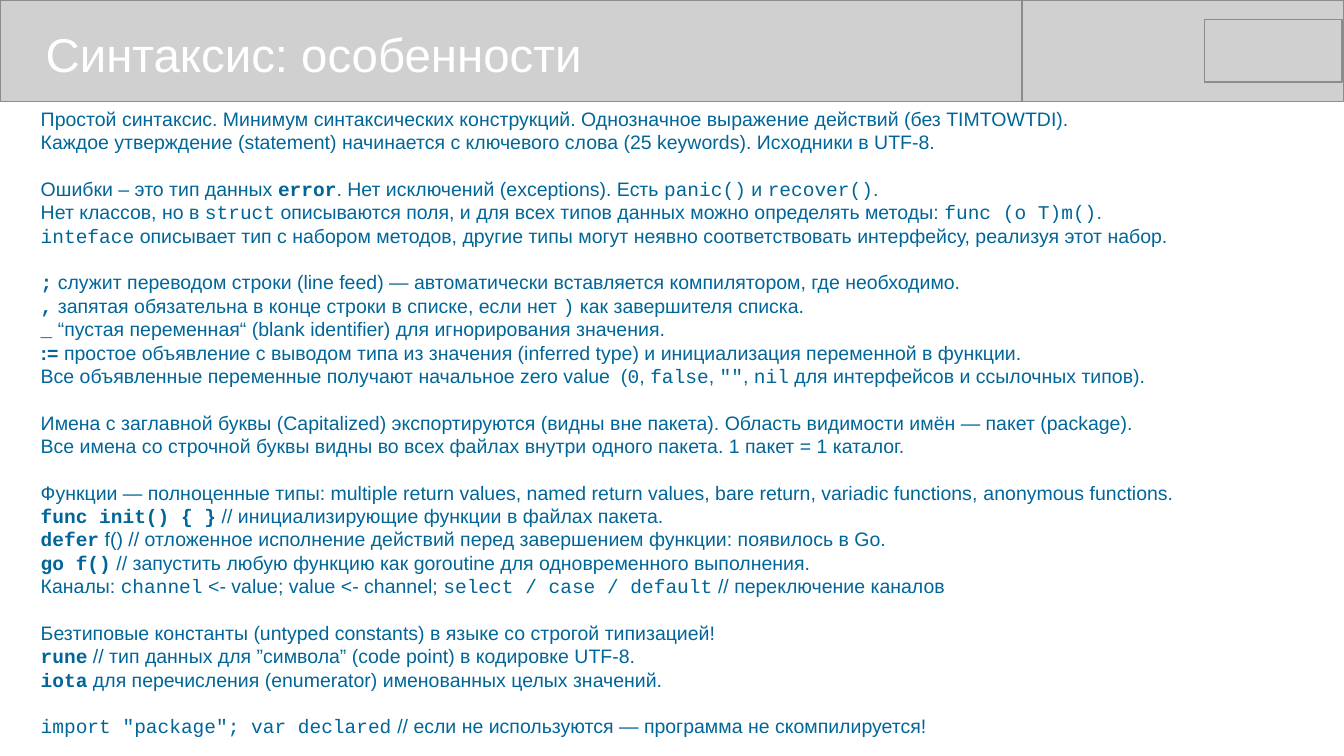
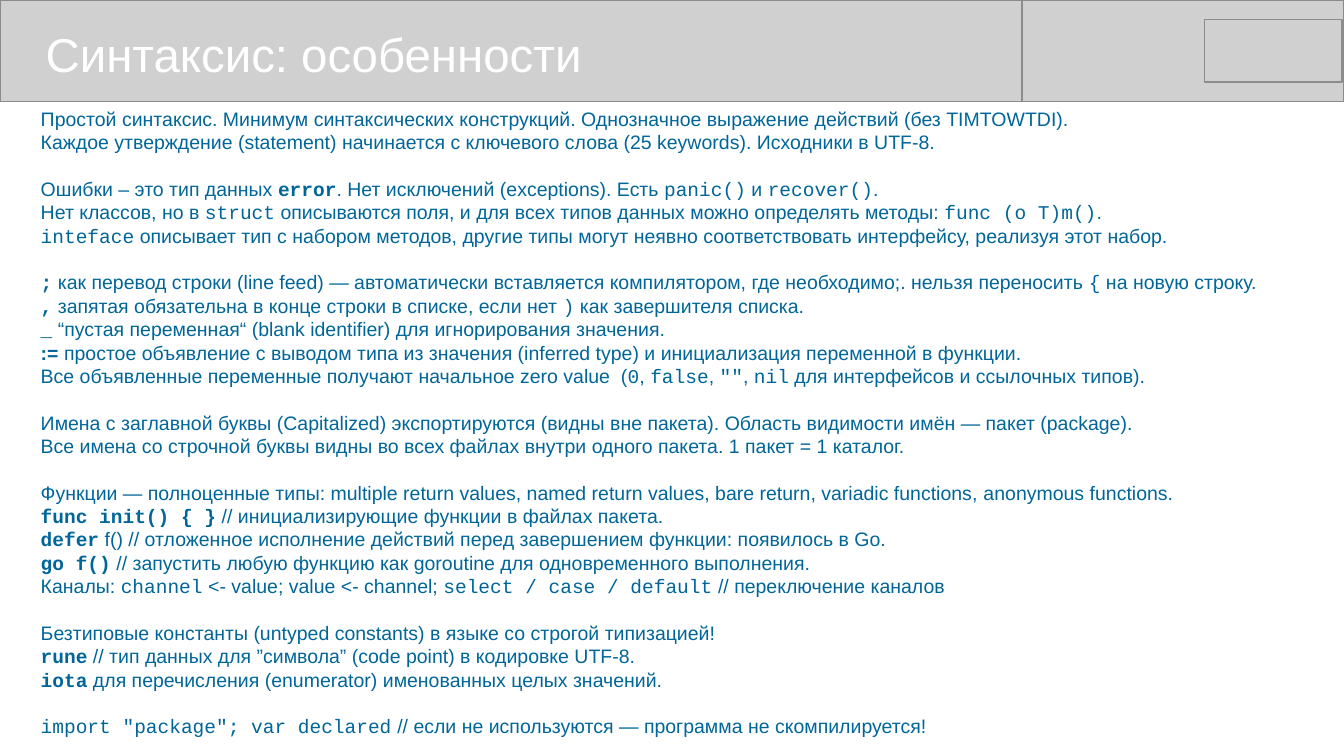
Before and after one commit to mike-shock/Go_language, a slide deck: slide 10 of Go_Preview.odp. Drawn at 1344x756 pixels with LibreOffice and Linux fonts; fonts in the diff are those of the drawing; grey boxes stand for pictures. Boxes give left, top, right and bottom in pixels: in the first picture for what was removed or moved away, otherwise in the second. Text is boxed around its words. In the diff, an @@ line names an element or a change of style, - is before the commit and + after.

```diff
--- a/Go_Preview.odp
+++ b/Go_Preview.odp
@@ text at bbox=[58, 275, 1256, 293]: text changed @@
-; служит переводом строки (line feed) — автоматически вставляется компилятором, где необходимо.
+; как перевод строки (line feed) — автоматически вставляется компилятором, где необходимо;. нельзя переносить { на новую строку.
```
Also in this commit, not shown: 3 other files.
